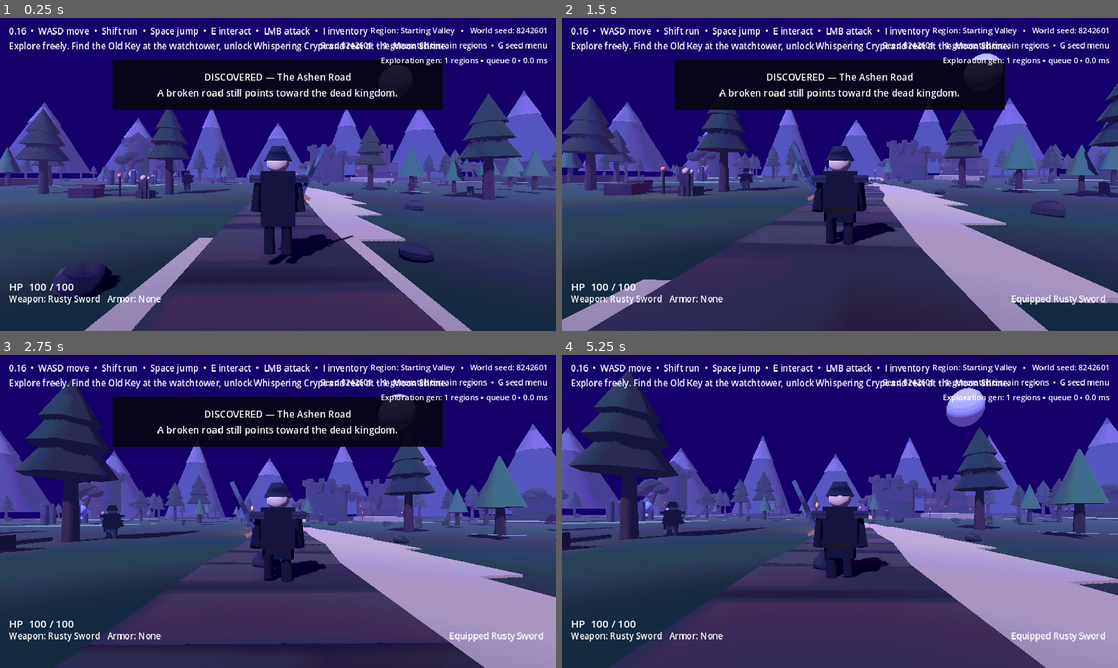
Above: before the commit, frames 1-4 (two rows, left to right).
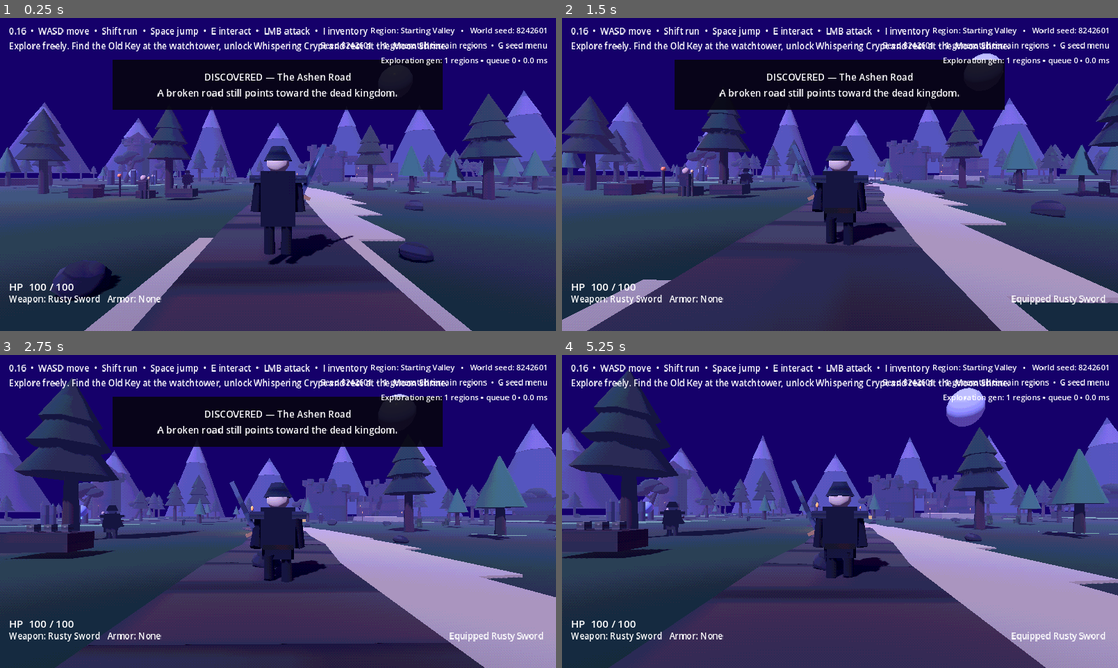
Above: after the commit, the same moments.

Repository: jasonjllind-cpu/aispel
Game: Godot game, scene res://main.tscn
The game is run twice, just before and just after one commit, with the same random seed, the same clock (stepped at 60 frames per second) and the same inputs.
Inputs (mouse positions are in pixels of both pictures, inside the frame that each line leads up to):
- Up to frame 1 (0.25 s): no input
- Up to frame 2 (1.5 s): tap Enter at 0.5 s; move the mouse to (867, 174) at 0.52 s; press the mouse at (867, 174) at 0.53 s; hold W (move_forward) from 0.53 s (still down); tap Space (jump) at 0.77 s; move the mouse to (812, 174) at 1.27 s; release the mouse at (812, 174) at 1.28 s; tap R (equip_next) at 1.35 s
- Up to frame 3 (2.75 s): keep holding W (move_forward); tap Space (jump) at 1.52 s; move the mouse to (289, 505) at 2.02 s; hold E (interact) from 2.03 s (still down)
- Up to frame 4 (5.25 s): keep holding W (move_forward); move the mouse to (834, 517) at 2.77 s; release E (interact) at 2.78 s; tap Shift (sprint) at 2.85 s; tap Space (jump) at 3.02, 3.77, 4.52 s; move the mouse to (878, 514) at 3.52 s; tap 1 at 3.6 s; move the mouse to (795, 508) at 4.27 s; tap 2 at 4.35 s; move the mouse to (845, 511) at 5.02 s; tap 3 at 5.1 s

The runs differ from the first frame. In frame 1, 0.1% of the frame differs, in the area x 29-37%, y 53-59%; in frame 2, 0.2%; in frame 3, 0.8%; in frame 4, 0.9%, in the area x 0-20%, y 53-65%.

Commit message:
Enable merchant and faction living world systems

Diff:
--- a/main.tscn
+++ b/main.tscn
@@ -7,6 +7,8 @@
 [ext_resource type="Script" path="res://scripts/world/world_seed_menu.gd" id="5_seed_menu"]
 [ext_resource type="Script" path="res://scripts/world/procedural_exploration_runtime.gd" id="6_proc_exploration"]
 [ext_resource type="Script" path="res://scripts/npc/npc_system.gd" id="7_npc_system"]
+[ext_resource type="Script" path="res://scripts/npc/faction_system.gd" id="8_faction_system"]
+[ext_resource type="Script" path="res://scripts/npc/merchant_system.gd" id="9_merchant_system"]
 
 [node name="Main" type="Node3D"]
 script = ExtResource("1_world")
@@ -23,8 +25,14 @@
 [node name="ProceduralExplorationSystem" type="Node" parent="."]
 script = ExtResource("6_proc_exploration")
 
+[node name="FactionSystem" type="Node" parent="."]
+script = ExtResource("8_faction_system")
+
 [node name="NPCSystem" type="Node" parent="."]
 script = ExtResource("7_npc_system")
 
+[node name="MerchantSystem" type="Node" parent="."]
+script = ExtResource("9_merchant_system")
+
 [node name="WorldSeedMenu" type="Node" parent="."]
 script = ExtResource("5_seed_menu")
Not shown: 1 places in main.tscn that only renumber resources
